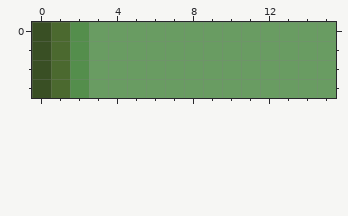
Edited in one commit: pixel-art file (Assets/Artwork/HUD/Mobs/Mob_Fill.aseprite). That is the earlier state.
16x4 pixels, 1 frame.
And afterwards:
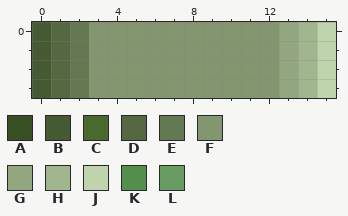
Palette (. is transparent): A #394f24  B #455933  C #4b692f  D #556842  E #647852  F #839670  G #92a680  H #a1b58f  J #bfd3ad  K #548e4c  L #699c62
The edit:
layer "Layer 2" opacity 48% added
Changed rows in their new state; - is an unchanged pixel.
Layer "Layer 2":
first column x 0:
0 BDEFFFFFFFFFFGHJ
1 BDEFFFFFFFFFFGHJ
2 BDEFFFFFFFFFFGHJ
3 BDEFFFFFFFFFFGHJ
